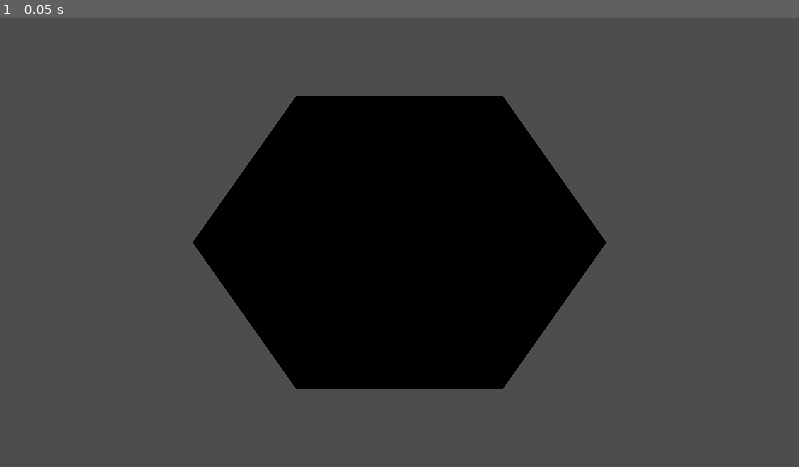
Above: before the commit, frame 1.
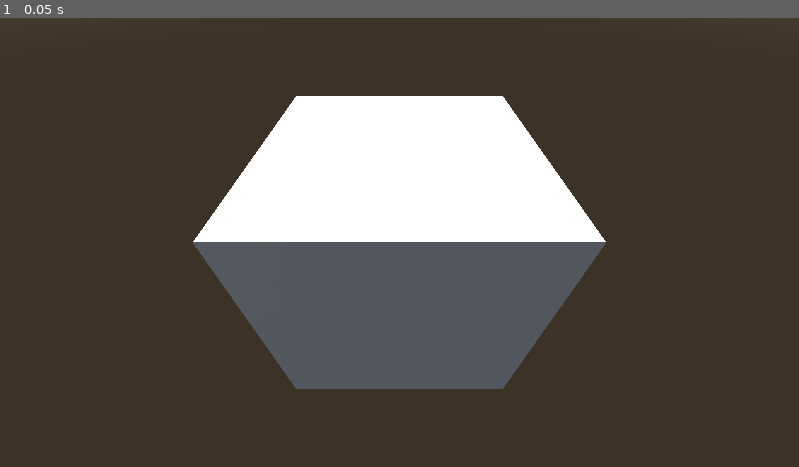
Above: after the commit, the same moment.

Repository: PhoenixStroh/pet-dice
Game: Godot game, scene res://main.tscn
The game is run twice, just before and just after one commit, with the same random seed, the same clock (stepped at 60 frames per second) and the same inputs. Before the commit the project has no main scene; this scene is started directly in both runs.
Inputs:
- Up to frame 1 (0.05 s): no input

The runs differ from the first frame. In frame 1, 100% of the frame differs, in the area x 0-100%, y 0-100%.

Commit message:
modified scene and added shell script for itch export

Diff:
--- a/main.tscn
+++ b/main.tscn
@@ -1,8 +1,27 @@
-[gd_scene load_steps=2 format=3 uid="uid://dcp8spyvt7omj"]
+[gd_scene load_steps=5 format=3 uid="uid://dcp8spyvt7omj"]
+
+[sub_resource type="ProceduralSkyMaterial" id="ProceduralSkyMaterial_b3rew"]
+sky_horizon_color = Color(0.64625, 0.65575, 0.67075, 1)
+ground_horizon_color = Color(0.64625, 0.65575, 0.67075, 1)
+
+[sub_resource type="Sky" id="Sky_4grd8"]
+sky_material = SubResource("ProceduralSkyMaterial_b3rew")
+
+[sub_resource type="Environment" id="Environment_vsr34"]
+background_mode = 2
+sky = SubResource("Sky_4grd8")
+tonemap_mode = 2
 
 [sub_resource type="BoxMesh" id="BoxMesh_mq1ev"]
 
 [node name="Main" type="Node3D"]
+
+[node name="WorldEnvironment" type="WorldEnvironment" parent="."]
+environment = SubResource("Environment_vsr34")
+
+[node name="DirectionalLight3D" type="DirectionalLight3D" parent="."]
+transform = Transform3D(-0.866025, -0.433013, 0.25, 0, 0.5, 0.866025, -0.5, 0.75, -0.433013, 0, 0, 0)
+shadow_enabled = true
 
 [node name="Camera3D" type="Camera3D" parent="."]
 transform = Transform3D(1, 0, 0, 0, 0.707107, 0.707107, 0, -0.707107, 0.707107, 0, 1, 1)
--- a/project.godot
+++ b/project.godot
@@ -11,6 +11,8 @@
 [application]
 
 config/name="Pet Dice"
+config/version="0.1.0"
+run/main_scene="res://main.tscn"
 config/features=PackedStringArray("4.3", "GL Compatibility")
 config/icon="res://icon.svg"
 
Not shown, changed: export_presets.cfg
Not shown, changed: icon.svg.import
Not shown, changed: .gitignore
